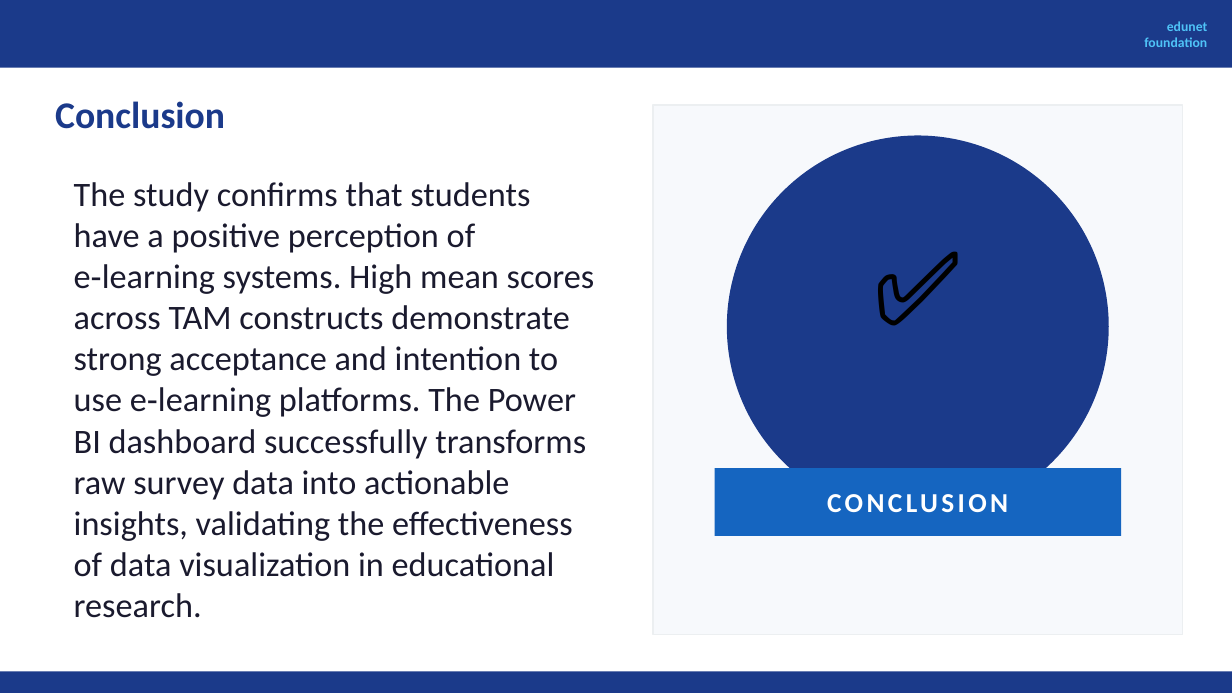
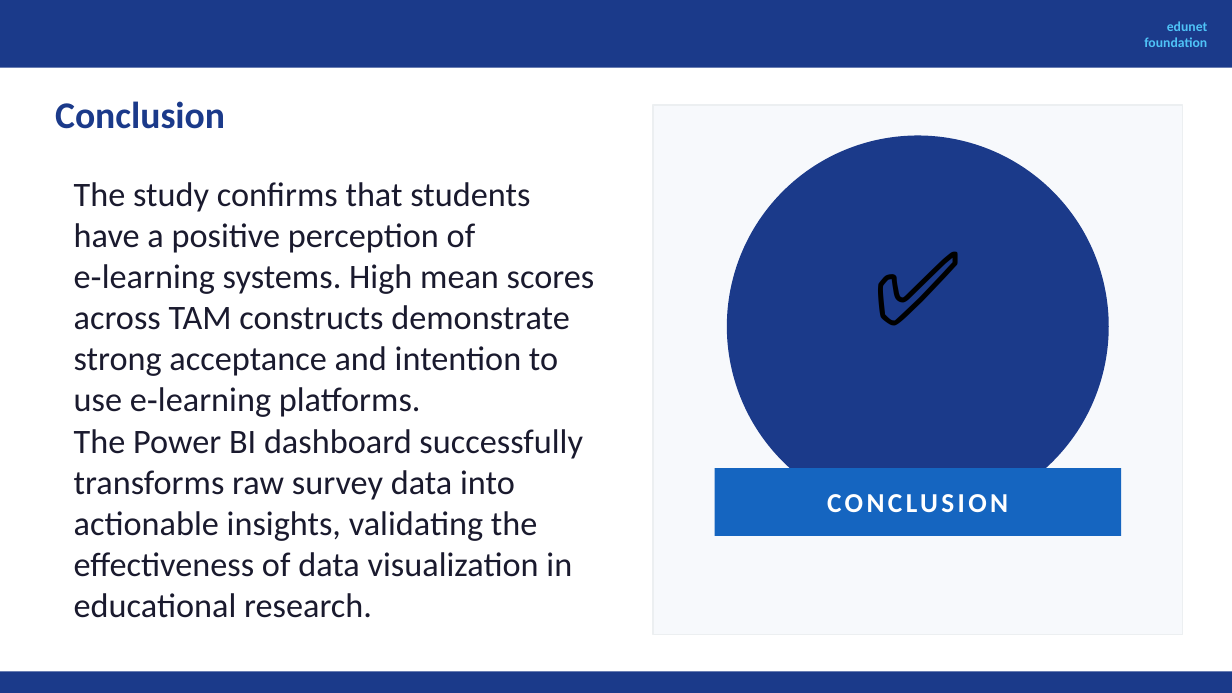
Before and after one commit to preetisingh-crypto/My_Project, a slide deck: slide 21 of AI Fellowship Project on E learning.pptx. Drawn at 1232x693 pixels with LibreOffice and Linux fonts; fonts in the diff are those of the drawing. Boxes give left, top, right and bottom in pixels: in the first picture for what was removed or moved away, otherwise in the second. Text is boxed around its words. In the diff, an @@ line names an element or a change of style, - is before the commit and + after.

```diff
--- a/AI Fellowship Project on E learning.pptx
+++ b/AI Fellowship Project on E learning.pptx
@@ text at [74,182,595,618]: text changed @@
-The study confirms that students have a positive perception of e‑learning systems. High mean scores across TAM constructs demonstrate strong acceptance and intention to use e‑learning platforms. The Power BI dashboard successfully transforms raw survey data into actionable insights, validating the effectiveness of data visualization in educational research.
+The study confirms that students have a positive perception of e‑learning systems. High mean scores across TAM constructs demonstrate strong acceptance and intention to use e‑learning platforms.
+The Power BI dashboard successfully transforms raw survey data into actionable insights, validating the effectiveness of data visualization in educational research.
```
Also in this commit, not shown: 4 other slides changed, 2 slides added, 2 slides removed.
